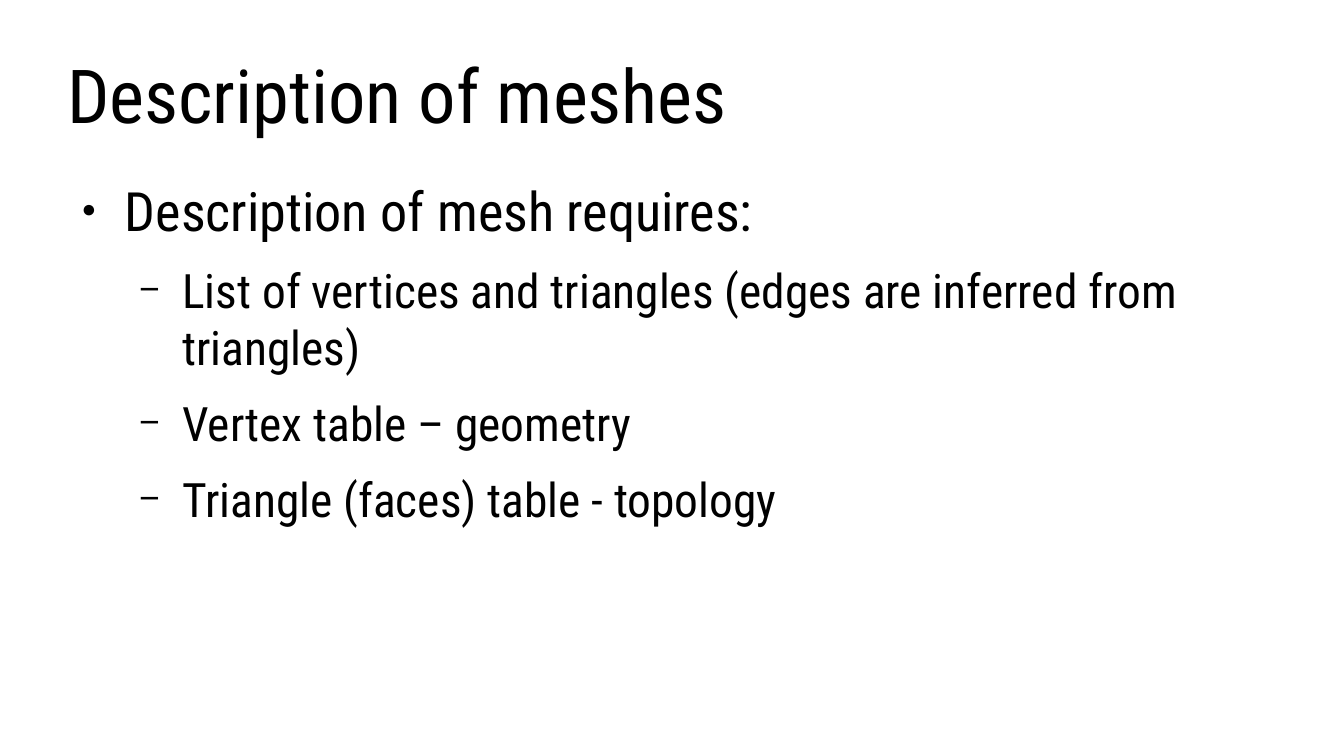
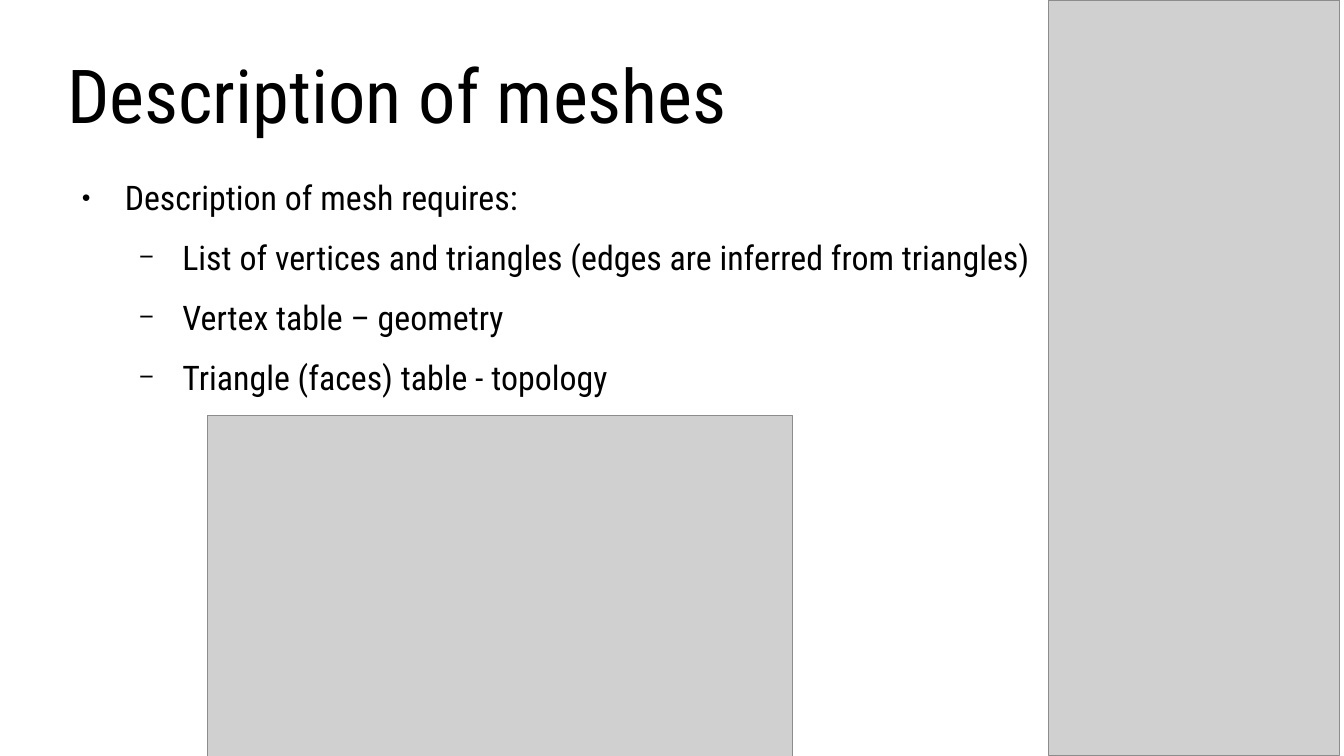
Before and after one commit to lorentzo/IntroductionToComputerGraphics, a slide deck: slide 15 of lectures/foundations_3d_scene/foundations_3d_scene.odp (slide 12 before the commit). Drawn at 1344x756 pixels with LibreOffice and Linux fonts; fonts in the diff are those of the drawing; grey boxes stand for pictures. Boxes give left, top, right and bottom in pixels: in the first picture for what was removed or moved away, otherwise in the second. Text is boxed around its words. In the diff, an @@ line names an element or a change of style, - is before the commit and + after.

```diff
--- a/lectures/foundations_3d_scene/foundations_3d_scene.odp
+++ b/lectures/foundations_3d_scene/foundations_3d_scene.odp
@@ picture added at <box>1049,0,1340,756</box> @@
@@ text "Description of mesh requires:" at <box>125,184,1029,398</box>: size 32 to 20 pt in "Description of mesh requires:"; size 28 to 20 pt in "List of vertices and triangles (edges are ...", "Vertex table – geometry", "Triangle (faces) table - topology" @@
@@ picture added at <box>207,416,793,756</box> @@
```
Also in this commit, not shown: 4 other slides changed, 6 slides added, 1 other file.
